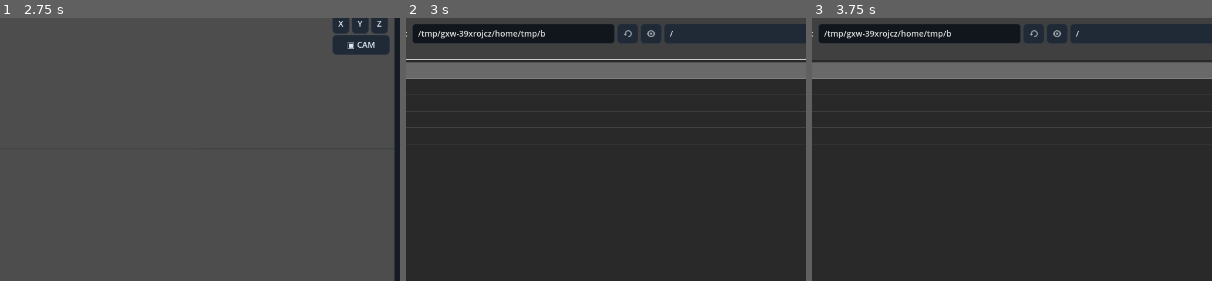
Above: before the commit, frames 1-3 (left to right).
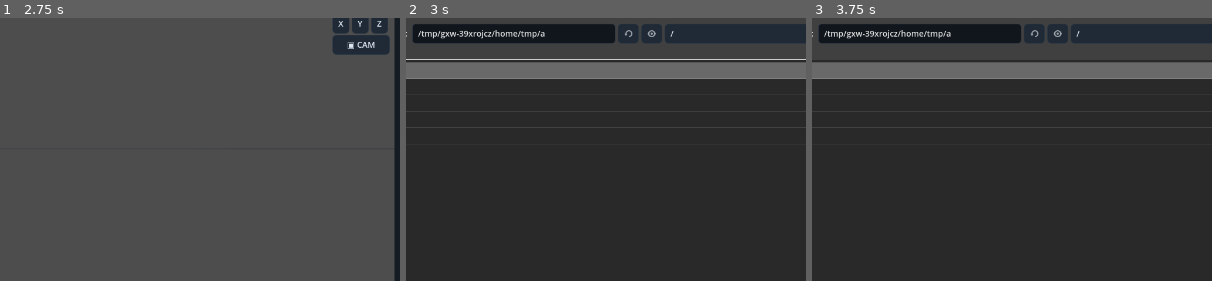
Above: after the commit, the same moments.

Repository: Onnevan/Kabuki
Game: Godot game, scene res://editor/main.tscn
Two runs of this game, one before a commit and one after it. Both use one fixed random seed, a clock stepped at 60 frames per second and the inputs below.
Inputs (mouse positions are % of the whole screen's width and height, from its top left):
- Up to frame 1 (2.75 s): click "↶" at 0.5 s; click "↷" at 1.25 s; click "OPEN" at 2 s
- Up to frame 2 (3 s): click "＋ IMPORT" at 2.75 s
- Up to frame 3 (3.75 s): click (37, 77) at 3.52 s; type "12" at 3.6 s
The pictures show only the part of the screen within x 27-77%, y 15-65%; the shares and areas given below are measured in that part.

Frame 1 is identical in both runs. In frame 2, 0.1% of the frame differs, in the area x 33-67%, y 3-9%; in frame 3, 0.1%.

Commit message:
Move drawing registries and evaluation cache out of main

Diff:
--- a/editor/main.gd
+++ b/editor/main.gd
@@ -4,6 +4,7 @@
 const Stroke3DClass = preload("res://paint/stroke3d.gd")
 const DrawingDataClass = preload("res://paint/drawing_data.gd")
 const ReferenceCanvasClass = preload("res://paint/reference_canvas.gd")
+const DrawingControllerClass = preload("res://drawing/drawing_controller.gd")
 
 @onready var viewport: SubViewport = %SceneViewport
 @onready var world_root: Node3D = %WorldRoot
@@ -46,18 +47,21 @@
 var active_drawing_group: ReferenceCanvas
 var active_drawing_id := ""
 var drawing_session_index := 0
-var drawing_data_by_object: Dictionary = {}
+var drawing_controller: DrawingController = DrawingControllerClass.new()
+var drawing_data_by_object: Dictionary:
+	get: return drawing_controller.data_by_object
 var sculpt_mode := "push"
-var drawing_planes: Array[ReferenceCanvas] = []
+var drawing_planes: Array[ReferenceCanvas]:
+	get: return drawing_controller.reference_canvases
 var selected_stroke: Stroke3D
 const DRAWING_PLANE_SPACING := 1.0
 var projection_view_transform := Transform3D.IDENTITY
 var projection_view_valid := false
 var _pending_bitmap_image: Image
 var _pending_bitmap_batch: Dictionary = {}
-var static_bitmap_runtime: Dictionary = {} # canvas id -> tessellated RuntimeObject
+var static_bitmap_runtime: Dictionary:
+	get: return drawing_controller.static_bitmap_runtime
 var workspace_camera_states: Dictionary = {}
-var drawing_eval_cache: Dictionary = {} # object_id -> last evaluated local frame
 var current_project_path := ""
 var render_camera_id := ""
 var camera_view_active := false
@@ -499,9 +503,7 @@
 		child.queue_free()
 	runtime_objects.clear()
 	scene_nodes.clear()
-	drawing_planes.clear()
-	drawing_data_by_object.clear()
-	static_bitmap_runtime.clear()
+	drawing_controller.clear()
 	active_drawing_group = null
 	active_drawing_id = ""
 	selected = null
@@ -1024,10 +1026,9 @@
 		if not scene_nodes.has(object_id): continue
 		var group: Node3D = scene_nodes[object_id]
 		var data: RefCounted = drawing_data_by_object[object_id]
-		var evaluation_frame: int = data.local_frame if workspace == "drawing" and object_id == active_drawing_id else data.map_scene_frame(frame)
-		var pose: Dictionary = data.call("flipbook_pose", evaluation_frame)
-		var same_drawing_frame: bool = int(drawing_eval_cache.get(object_id, -2147483648)) == evaluation_frame
-		drawing_eval_cache[object_id] = evaluation_frame
+		var evaluation_frame: int = drawing_controller.local_frame(object_id, frame, workspace == "drawing" and object_id == active_drawing_id)
+		var pose: Dictionary = drawing_controller.pose(object_id, evaluation_frame)
+		var same_drawing_frame: bool = not drawing_controller.needs_pose_update(object_id, evaluation_frame)
 		# Bitmap drawings are cached as discrete images and played as a texture
 		# sequence on the ReferenceCanvas plane. No tessellation is required.
 		if group is ReferenceCanvas:
@@ -1071,8 +1072,8 @@
 			stroke.set_points(state.get("points", stroke.points))
 
 func _active_drawing_data() -> RefCounted:
-	if active_drawing_id.is_empty() or not drawing_data_by_object.has(active_drawing_id): return null
-	return drawing_data_by_object[active_drawing_id]
+	if active_drawing_id.is_empty(): return null
+	return drawing_controller.active_data(active_drawing_id)
 
 func _drawing_edit_frame() -> int:
 	var data: RefCounted = _active_drawing_data()
